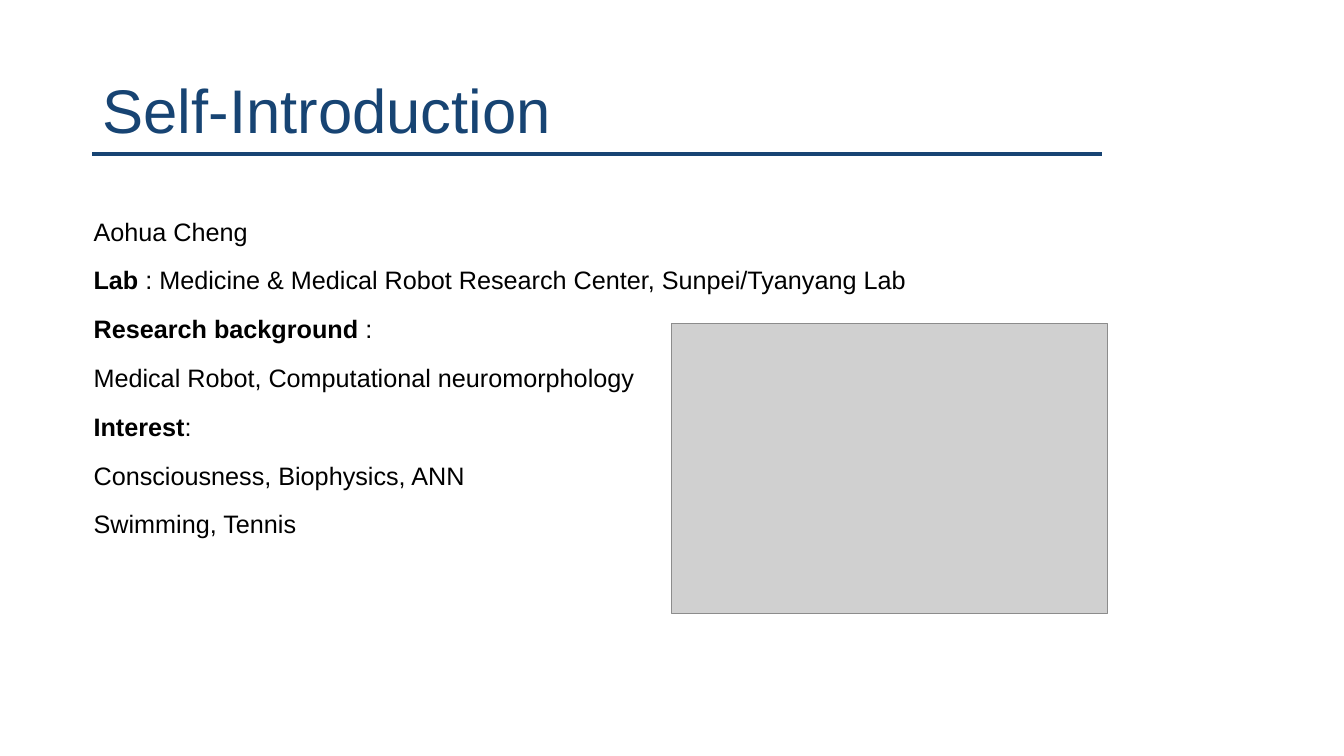
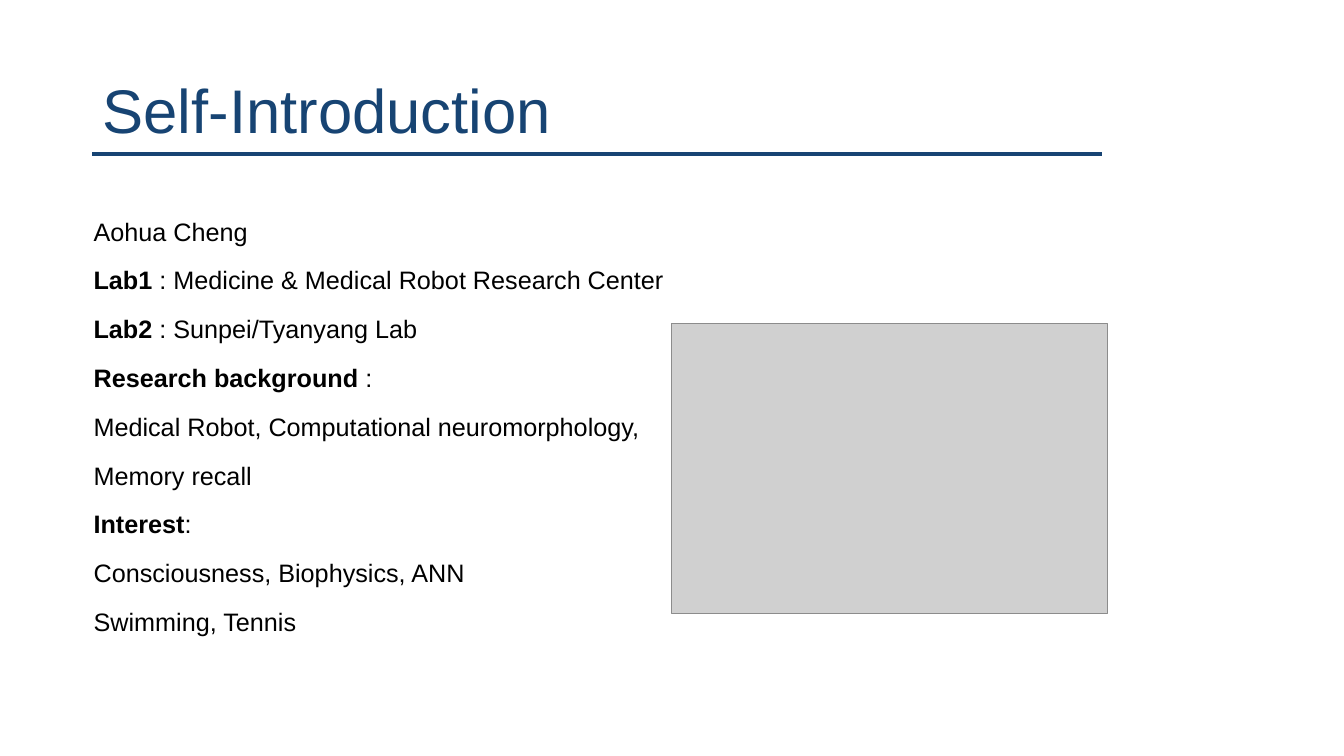
Before and after one commit to AohuaCheng/Neuro-and-Complexity-Science, a slide deck: slide 2 of project/AohuaCheng_Working Memory.pptx. Drawn at 1344x756 pixels with LibreOffice and Linux fonts; fonts in the diff are those of the drawing; grey boxes stand for pictures. Boxes give left, top, right and bottom in pixels: in the first picture for what was removed or moved away, otherwise in the second. Text is boxed around its words. In the diff, an @@ line names an element or a change of style, - is before the commit and + after.

```diff
--- a/project/AohuaCheng_Working Memory.pptx
+++ b/project/AohuaCheng_Working Memory.pptx
@@ text at [94, 270, 664, 344]: text changed @@
-Lab : Medicine & Medical Robot Research Center, Sunpei/Tyanyang Lab
+Lab1 : Medicine & Medical Robot Research Center
+Lab2 : Sunpei/Tyanyang Lab
@@ text at [94, 417, 639, 490]: text changed @@
-Medical Robot, Computational neuromorphology
+Medical Robot, Computational neuromorphology,
+Memory recall
```
Also in this commit, not shown: 6 other slides changed, 2 slides added, 1 other file.
